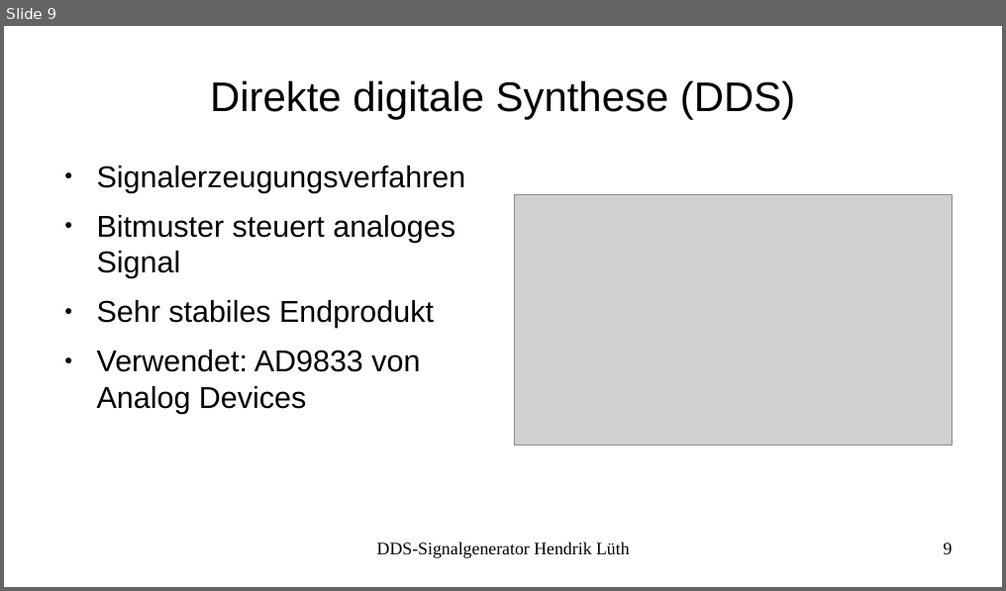
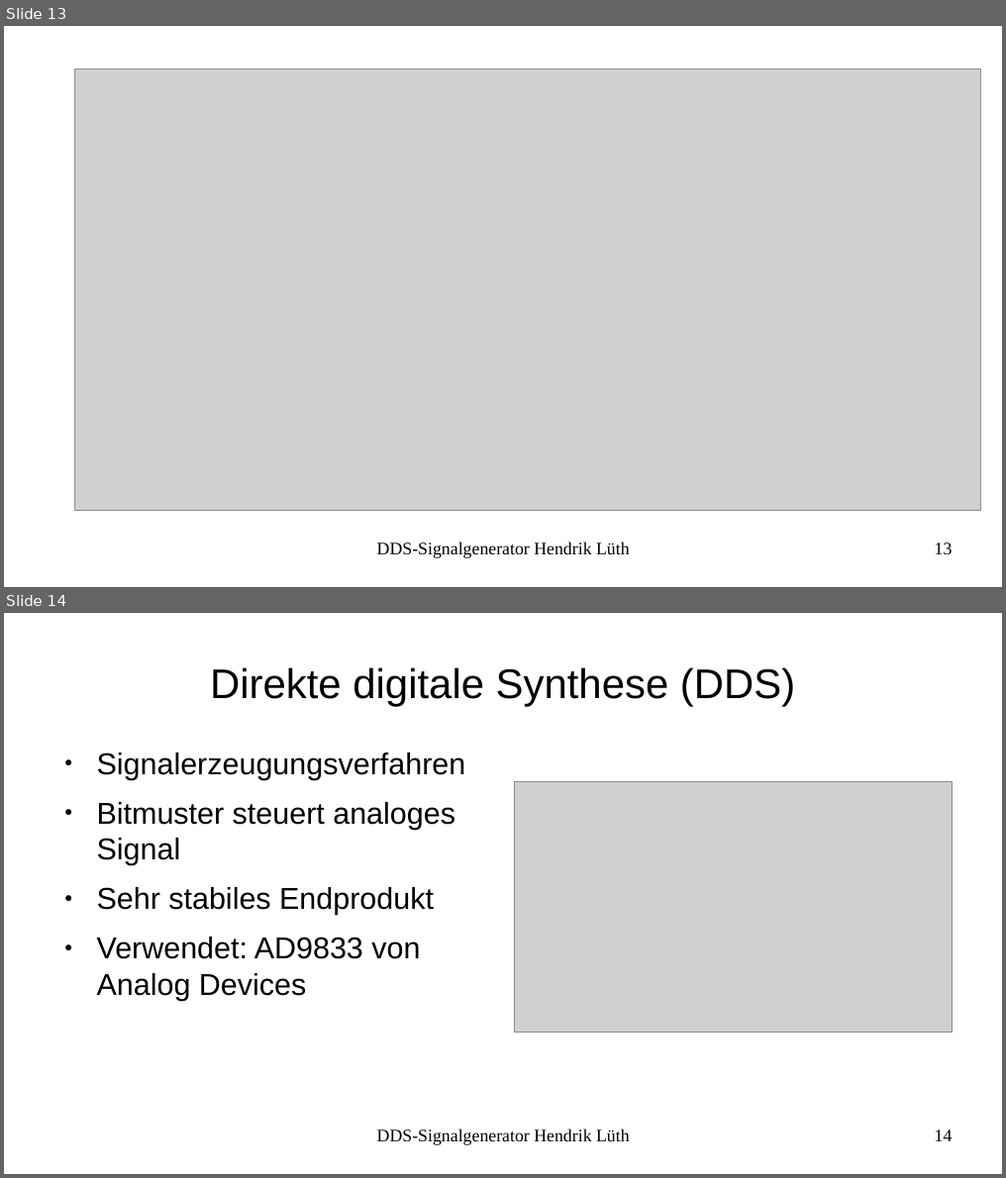
Before and after one commit to LabConnect/Signalgenerator, a slide deck: docs/Präsentation_Prüfung/Präsentation-Signalgenerator.odp. Shown one above the other, each under a label of ours: slide 9 before the commit, slides 13 and 14 after it. The pictures are 1006x591 and 1006x1178 pixels, drawn with LibreOffice and Linux fonts; fonts in the diff are those of the drawing; grey boxes stand for pictures. Boxes give left, top, right and bottom in pixels: in the first picture for what was removed or moved away, otherwise in the second. Text is boxed around its words. In the diff, an @@ line names an element or a change of style, - is before the commit and + after.

```diff
--- a/docs/Präsentation_Prüfung/Präsentation-Signalgenerator.odp
+++ b/docs/Präsentation_Prüfung/Präsentation-Signalgenerator.odp
@@ slide 13 added at (4,26,1002,587), background #FFFFFF @@
@@ picture added at (75,69,981,510) @@
@@ text added at (377,542,630,559), 14 pt, text #000000 @@
+DDS-Signalgenerator Hendrik Lüth
@@ page number added at (935,543,952,555), 14 pt, text #000000 @@
+13
@@ what was slide 9 is now slide 14 @@
@@ page number at (935,1130,952,1142): text changed @@
-9
+14
```
Also in this commit, not shown: 6 slides changed, 6 other slides added, 1 other file.
